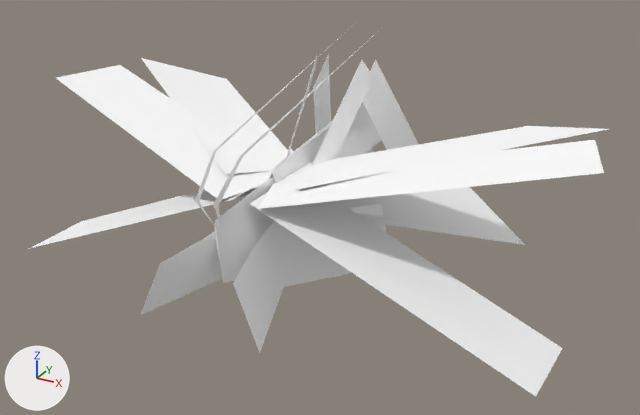
What one commit did to the glTF model public/3d/item/model__item__room.ofs_5018_0/5018musi28.gltf.
The view is the same before and after, from a 50 mm lens placed at (0.333, -0.583, 0.33), pointed at (0.016, -0.007, 0.042). The axes (+X, +Y, +Z) are drawn at lower left. The lights are the same throughout. The picture after the commit comes second.

The older version as bpy lines, for what is in view:
```python
mat_lambert2 = principled_material('lambert2')
mat_lambert2.base_color = (1.0, 1.0, 1.0)  # white #ffffff
mat_lambert2.roughness = 1.0
me_5018musi28 = bpy.data.meshes.new('5018musi28')
me_5018musi28.from_pydata(...)  # 98 vertices, 64 faces; spans x -0.236..0.236, y -0.156..0.16, z -0.013..0.169
me_5018musi28.materials.append(mat_lambert2)  # white #ffffff
ob_5018musi28 = bpy.data.objects.new('5018musi28', me_5018musi28)
ob_5018musi28.location = (0.0, 0.0, 0.0)
```
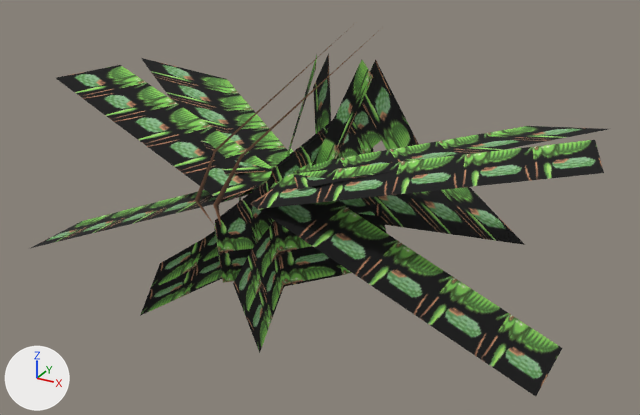
Patch to the scene script:
```diff
--- a/public/3d/item/model__item__room.ofs_5018_0/5018musi28.gltf.py
+++ b/public/3d/item/model__item__room.ofs_5018_0/5018musi28.gltf.py
@@ img_musi28 @@
+img_musi28 = load_image('musi28', '_unpacked/musi28', 64, 32, 'sRGB')
@@ mat_lambert2 @@
 mat_lambert2 = principled_material('lambert2')
-mat_lambert2.base_color = (1.0, 1.0, 1.0)  # white #ffffff
+mat_lambert2.texture = img_musi28
 mat_lambert2.roughness = 1.0
```

Boxes (x1, y1, x2, y2) around the edits, measured in the pictures (640 x 415 px):
'5018musi28', surface changed (darker): (31, 33, 608, 396) in both
